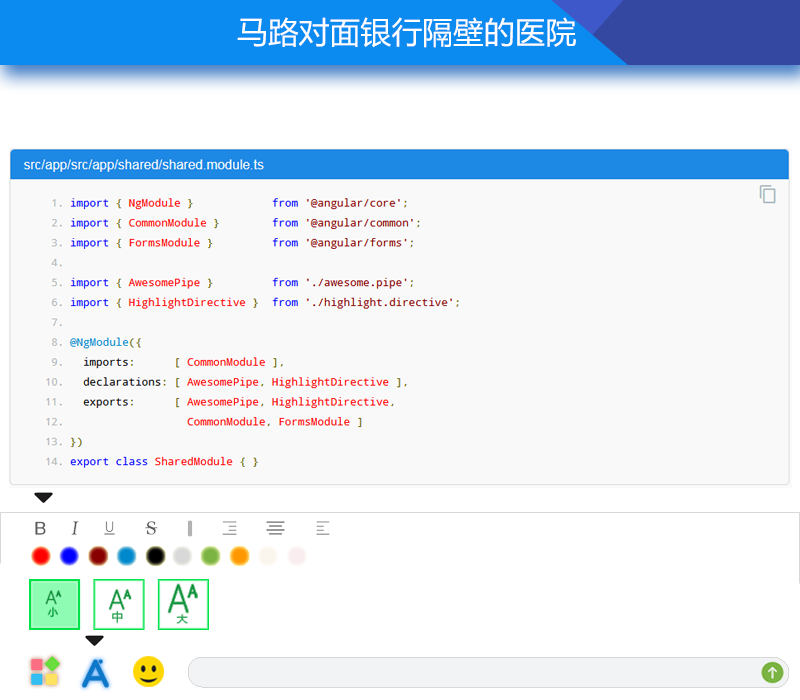
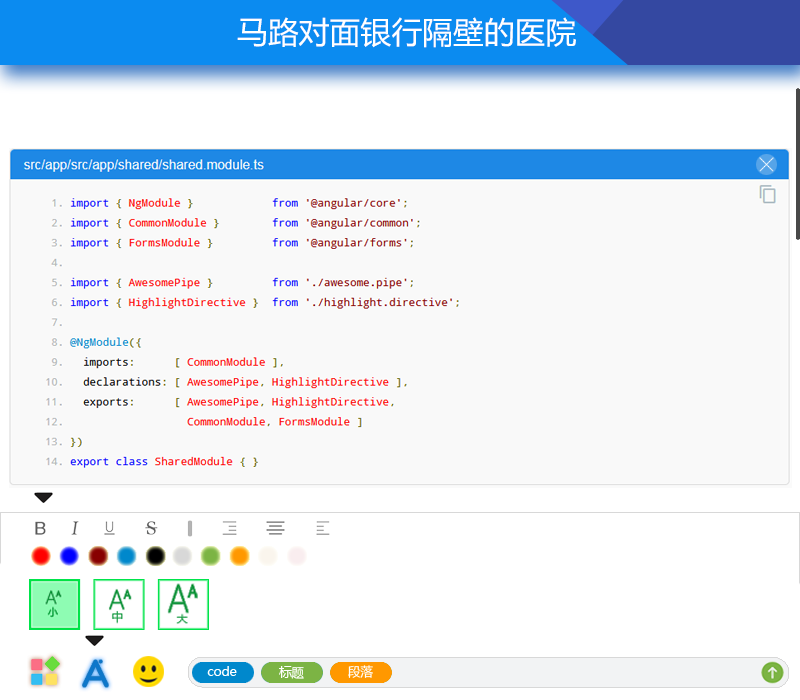
Revision of a layered 800x700 image; what changed, layer by layer:
painted on "关闭" over (756, 154, 777, 175)
added layer "输入流" in group "底部" over (192, 662, 392, 683)
added layer "滚动条" in group "头部" over (796, 88, 800, 240)
